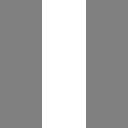
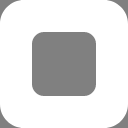
Before/after of a 128 × 128 layered artwork. What changed in the layer stack:
pixels changed over [0,0,128,128] (layer not identified)
